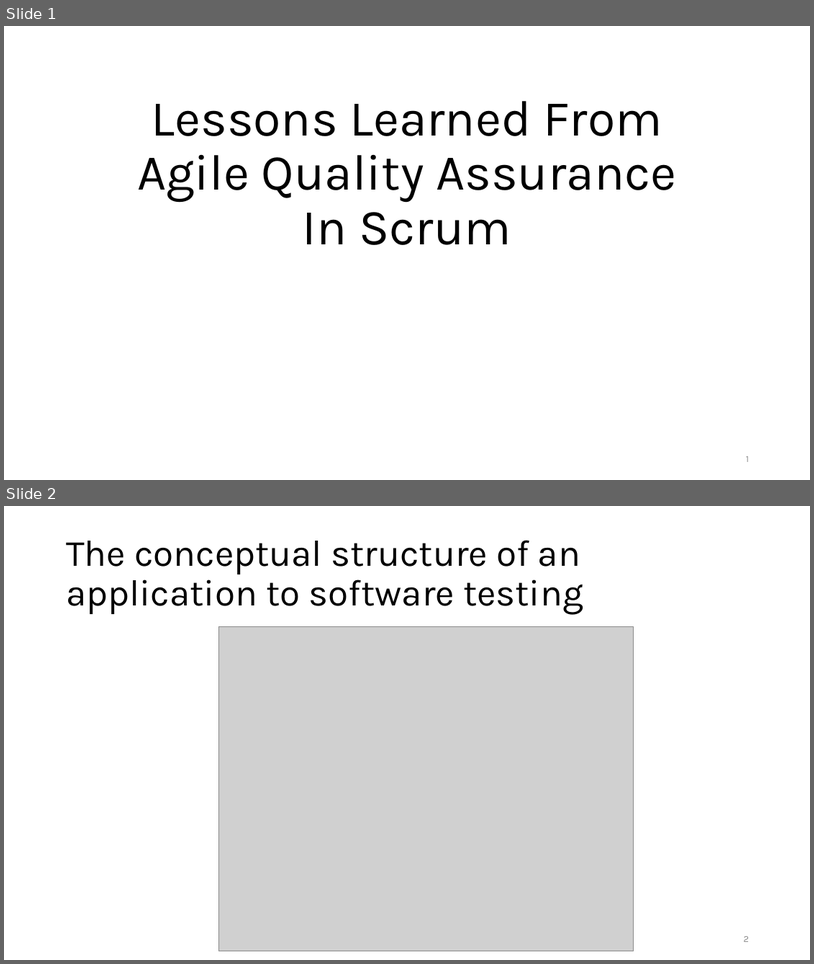
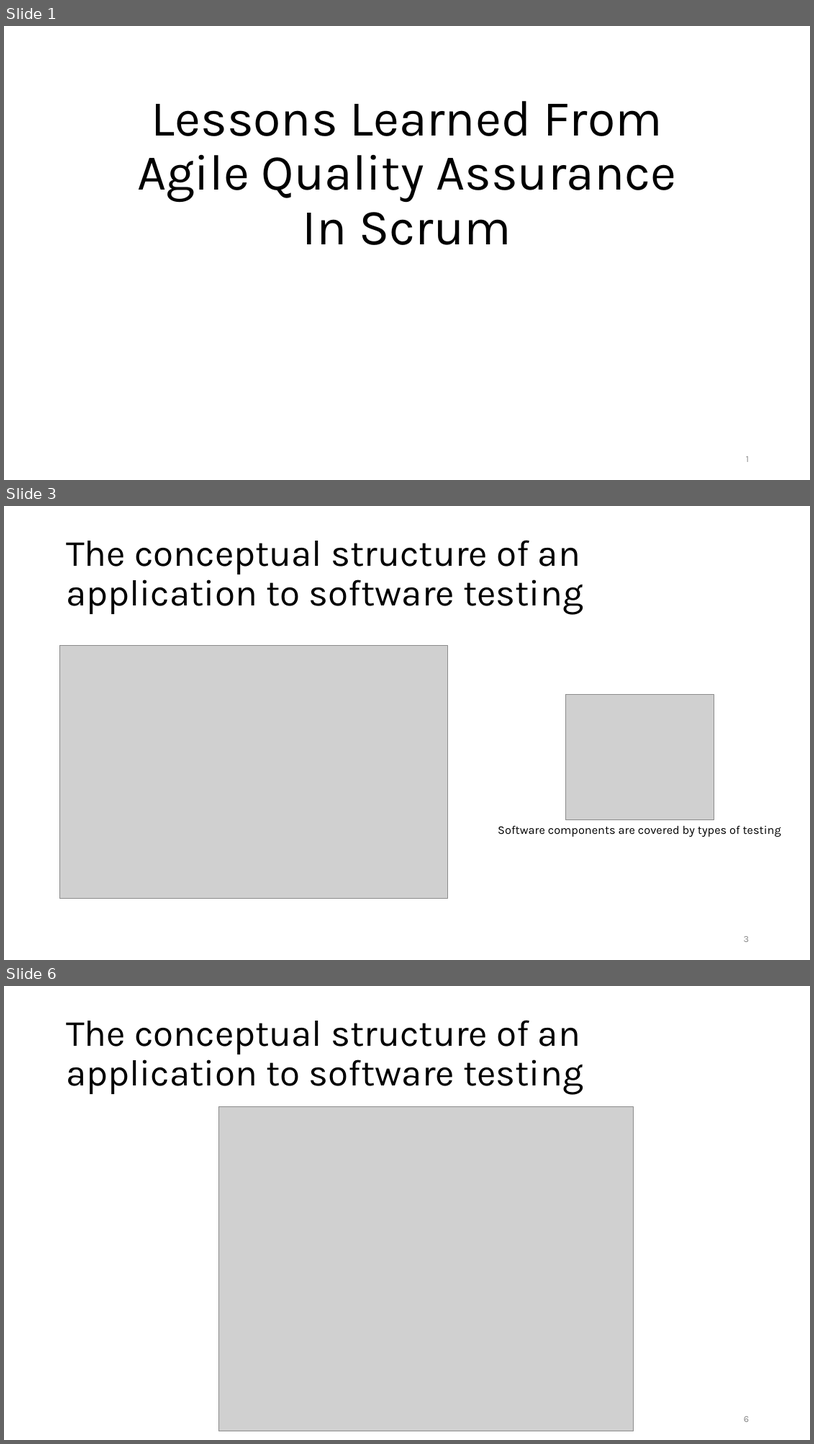
Before and after one commit to liepnguyen/Planru, a slide deck: Documents/Lessons Learned From Agile Quality Assurance In Scrum.pptx. Shown one above the other, each under a label of ours: slides 1 and 2 before the commit, slides 1, 3 and 6 after it; the slides between them are not shown. The pictures are 814x964 and 814x1444 pixels, drawn with LibreOffice and Linux fonts; fonts in the diff are those of the drawing; grey boxes stand for pictures. Boxes give left, top, right and bottom in pixels: in the first picture for what was removed or moved away, otherwise in the second. Text is boxed around its words. In the diff, an @@ line names an element or a change of style, - is before the commit and + after.

```diff
--- a/Documents/Lessons Learned From Agile Quality Assurance In Scrum.pptx
+++ b/Documents/Lessons Learned From Agile Quality Assurance In Scrum.pptx
@@ slide 3 added at (4,506,810,960), background #FFFFFF @@
@@ title added at (66,540,584,615), 44 pt, text #000000 @@
+The conceptual structure of an application to software testing
@@ picture added at (59,646,448,898) @@
@@ picture added at (566,694,714,819) @@
@@ text added at (498,825,782,836), 14 pt, text #000000 @@
+Software components are covered by types of testing
@@ page number added at (744,936,750,942), 11 pt, text #8C8C8C @@
+3
@@ what was slide 2 is now slide 6 @@
@@ page number at (744,1416,749,1422): text changed @@
-2
+6
```
Also in this commit, not shown: 2 slides changed, 7 other slides added, 1 slide removed.
